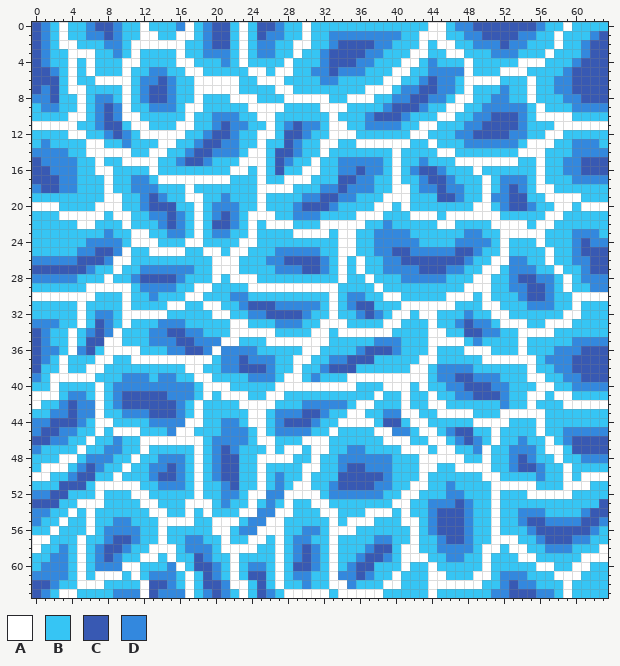
Two states of a pixel-art file, AsepriteSourceFiles/Water.aseprite. Above is the file before it was changed.
64x64 pixels, 1 frame.
Palette (. is transparent): A #ffffff  B #36c5f4  C #3859b3  D #3388de
After the commit:
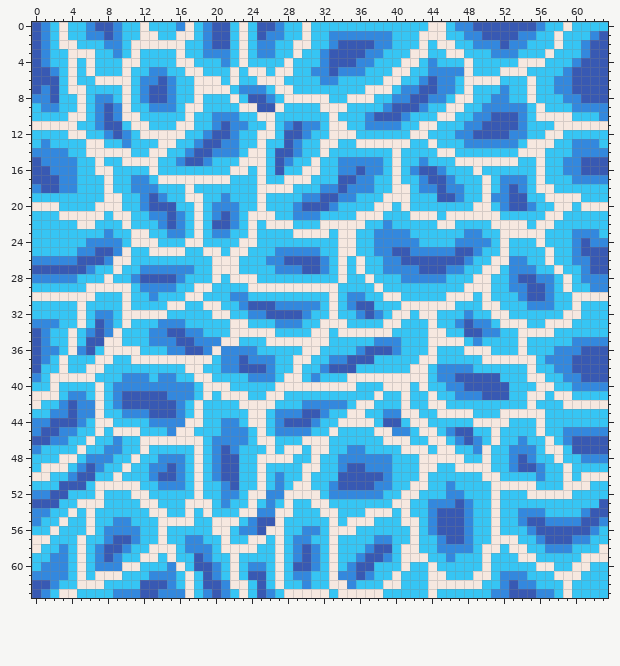
Edits made:
@@ palette @@
-A #ffffff
+A #f6e8e0
--- layer "Layer 2"
@@ x 38..42 @@
  0 BBBBB
- 1 DDDBB
+ 1 DDBBB
  2 DDBBB
@@ x 0..63 @@
  4 CDBBABABBBAABBBBAABBBDBABBBBABBBDCCCDDBBBAABDBBBABBBBBAAABBBDCCC
- 5 CCDBABABBBABBDDBBAABBBBBAABAABBDDCDDDBBBAABBDDDDABBBAAABBBBDCCCC
- 6 CCCBABBAAAABDDCDBBAAAAABBAAABBBBDDBBBBBAABBDCDDBAAAABBBABBDDCCCC
- 7 CDCBAABBBBABDCCDBBAAAAABBBBAABBBBBBBBAAABDDCCDDBABBBDBBABBDDCCCC
- 8 DDCBBABDDBABDCCDBBABBBAAABBBAAAAABBAAABBDDCCDDBAABBDDBBABBBDDCCC
- 9 BDDBBABDCDABBDDDBAABBBBBAAAABBBBAAABBBBDCCCDBBAABBDDDDDBABBBDDDD
-10 BBBBAABDCDAABBBBBABBDDDBBAABBBBBBABBBDCCCDBBBAABBDDCCCDBAAAABBBB
+ 5 CCDBABABBBABBDDBBAABBBABAABAABBDDCDDDBBBAABBDDDDABBBAAABBBBDCCCC
+ 6 CCCBABBAAAABDDCDBBAAABABBAAABBBBDDBBBBBAABBDCDDBAAAABBBABBDDCCCC
+ 7 CDCBAABBBBABDCCDBBAAAABDDDBAABBBBBBBBAAABDDCCDDBABBBDBBABBDDCCCC
+ 8 DDCBBABDDBABDCCDBBABBBABCCDBAAAAABBAAABBDDCCDDBAABBDDBBABBBDDCCC
+ 9 BDDBBABDCDABBDDDBAABBBBAACCABBBBAAABBBBDCCCDBBAABBDDDDDBABBBDDDD
+10 BBBBAABDCDAABBBBBABBDDDBBAABBBBBBABBBDCCCDBBBAABBDDCCCDBAAAABBBD
 11 AAAAABBDCCBAABBBAABBDCDDBBABDCDDBAABBDDDDBBAABBBDDCCCCDBBBAAAAAA
@@ x 47..54 @@
 38 DDBBBBBB
-39 CCDDDBBB
-40 DCCCDDBB
-41 DDCCCDBB
-42 BBBBBDBB
+39 CCCCCBBB
+40 DCCCCCBB
+41 DDDCCCBB
+42 BBBBBBBB
 43 AABBBAAA
@@ x 9..49 @@
 54 BBBBAABBABABBBAADDAABBBAABBBAAABABBDCCCDB
-55 DDBBBAAAABBAAABDDAABBBBBABAAABBBAABDCCCDB
-56 DDDBBABBBBBAABDDAAABBDDBAAABBBBBBABDCCCDB
+55 DDBBBAAAABBAAABDCCABBBBBABAAABBBAABDCCCDB
+56 DDDBBABBBBBAABDDCAABBDDBAAABBBBBBABDCCCDB
 57 CCDBBABBDDBBABBAABABDDBBABBBBDDBBABBDCCDB
 58 CDBBAAABDDDBAAAABBABDCDBABBBDCCBAABBDDDDB
-59 DBBAABABBCDBBABBBBABDCDBABBDCCDBAAABBDDBB
+59 DBBAABABBCDBBABBBBABDCDBABBDCCDBAAABBDBBB
 60 DAABBBDABCCDBABDDBABCCDBABDCCBBBABBABBBBB
-61 ABABDDDBABCDBABCCBABDDBBADDCDBBABBBAABBBA
-62 BBBACCDBABCCDAABCBABBDBBAADBBBAABBBAAAAAA
-63 DDDACDDDABDCDBABCDBAAAAABAAAAABBBBBABBBBB
+61 ABBBDDDBABCDBABCCBABDDBBADDCDBBABBBAABBBA
+62 BBBCCCDBABCCDAABCBABBDBBAADBBBAABBBAAAAAA
+63 DDDCCDDDABDCDBABCDBAAAAABAAAAABBBBBABBBBB
Boxes around the changes in both pictures, in picture pixels (x1, y1, x2, y2):
changed: (32, 22, 608, 598)
